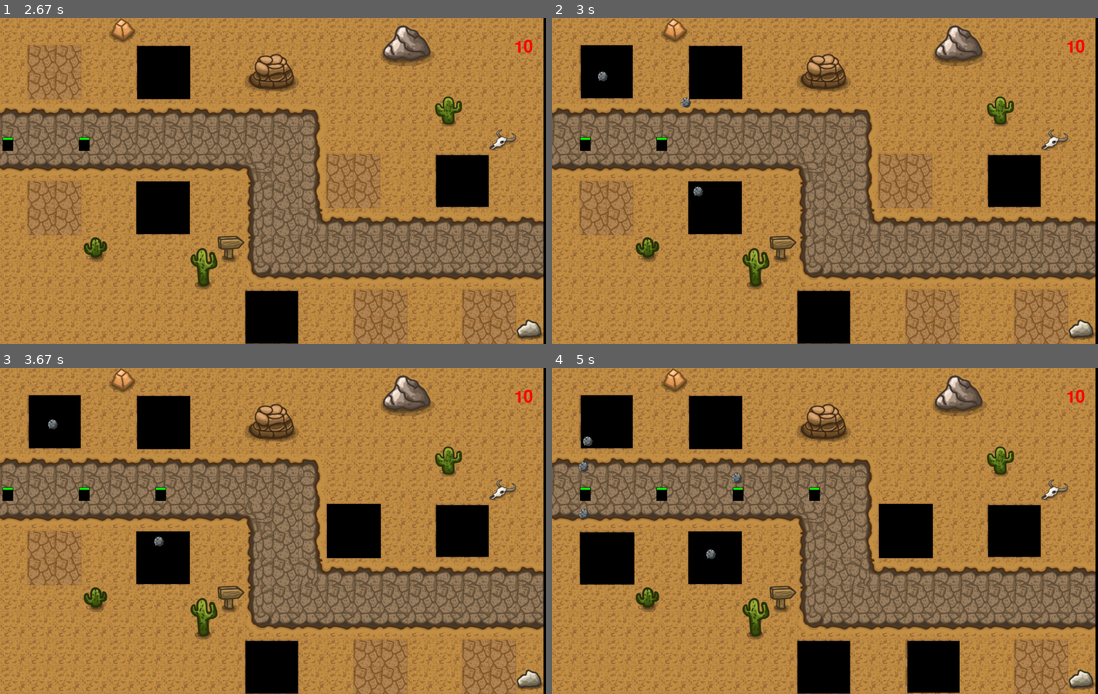
Above: before the commit, frames 1-4 (two rows, left to right).
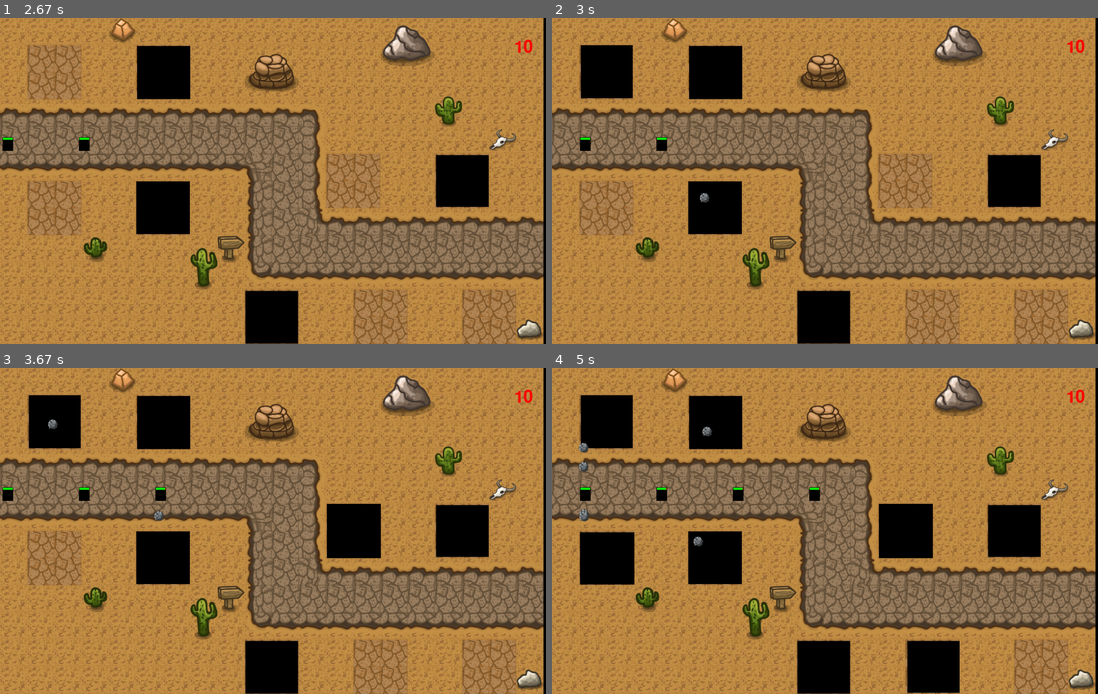
Above: after the commit, the same moments.

Repository: mustafa-mun/canyon-defenders
Game: pygame game, started from main.py
Same seed, same stepped clock (60 frames per second), same inputs: the game is played once before the commit and once after it.
Inputs (mouse positions are in pixels of both pictures, inside the frame that each line leads up to):
- Up to frame 1 (2.67 s): click (447, 171) at 0.38 s; press the mouse at (163, 70) at 0.7 s; move the mouse to (120, 174) at 0.8 s; release the mouse at (81, 275) at 0.93 s; click (464, 181) at 1.05 s; press the mouse at (163, 207) at 1.37 s; move the mouse to (212, 252) at 1.47 s; release the mouse at (262, 298) at 1.6 s; click (174, 79) at 1.72 s; click (141, 184) at 2.05 s
- Up to frame 2 (3 s): click (606, 70) at 2.88 s
- Up to frame 3 (3.67 s): click (327, 544) at 3.22 s
- Up to frame 4 (5 s): click (606, 557) at 4.05 s; click (934, 667) at 4.38 s

Frame 1 is identical in both runs. In frame 2, 0.2% of the frame differs, in the area x 8-29%, y 16-57%; in frame 3, less than 0.1%; in frame 4, 0.3%, in the area x 4-35%, y 17-59%.

Commit message:
fix placement bug   This commit fixes the multiple tower placement to same block bug

Diff:
--- a/modules/window.py
+++ b/modules/window.py
@@ -33,55 +33,64 @@
                  "height":125,
                  "width":122,
                  "x":68,
-                 "y":63
+                 "y":63,
+                 "is_placed": False
                 },
                 {
                  "height":125,
                  "width":125,
                  "x":322,
-                 "y":65
+                 "y":65,
+                 "is_placed": False
                 },
                 {
                  "height":123,
                  "width":128,
                  "x":66,
-                 "y":386
+                 "y":386,
+                 "is_placed": False
                 },
                 {
                  "height":124,
                  "width":126,
                  "x":321,
-                 "y":385
+                 "y":385,
+                 "is_placed": False
                 },
                 {
                  "height":122,
                  "width":124,
                  "x":1027,
-                 "y":323
+                 "y":323,
+                 "is_placed": False
                 },
                 {
                  "height":124,
                  "width":124,
                  "x":578,
-                 "y":643
+                 "y":643,
+                 "is_placed": False
                 },
                 {
                  "height":122,
                  "width":123,
                  "x":836,
-                 "y":643
+                 "y":643,
+                 "is_placed": False
                 },
                 {
                  "height":126,
                  "width":123,
                  "x":1093,
-                 "y":642
+                 "y":642,
+                 "is_placed": False
                 },
                 {
                  "height":128,
                  "width":127,
                  "x":769,
-                 "y":320
+                 "y":320,
+                 "is_placed": False
                 }]
 
     # check if tile coordinate in a placement tile range
@@ -93,7 +102,11 @@
             # check if coordinates are in range
             if x >= block["x"] and x <= max_x and y >= block["y"] and y <= max_y:
                 # coordinates are in range
-                return block
+                if block["is_placed"]:
+                    # there is already a tower placed
+                    return False
+                else:
+                 block["is_placed"] = True
+                 return block
         # coordinates are out of range
-        print("Out ouf range")
         return False
